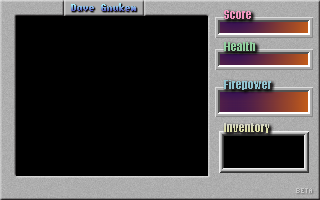
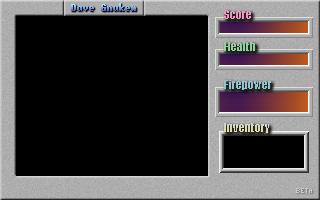
The second 320 x 200 image is a revision of the first. Changes to its layers:
painted on "health box copy" over [218, 90, 310, 114]
painted on "health box" over [218, 52, 310, 67]
painted on "score box" over [218, 20, 310, 35]
